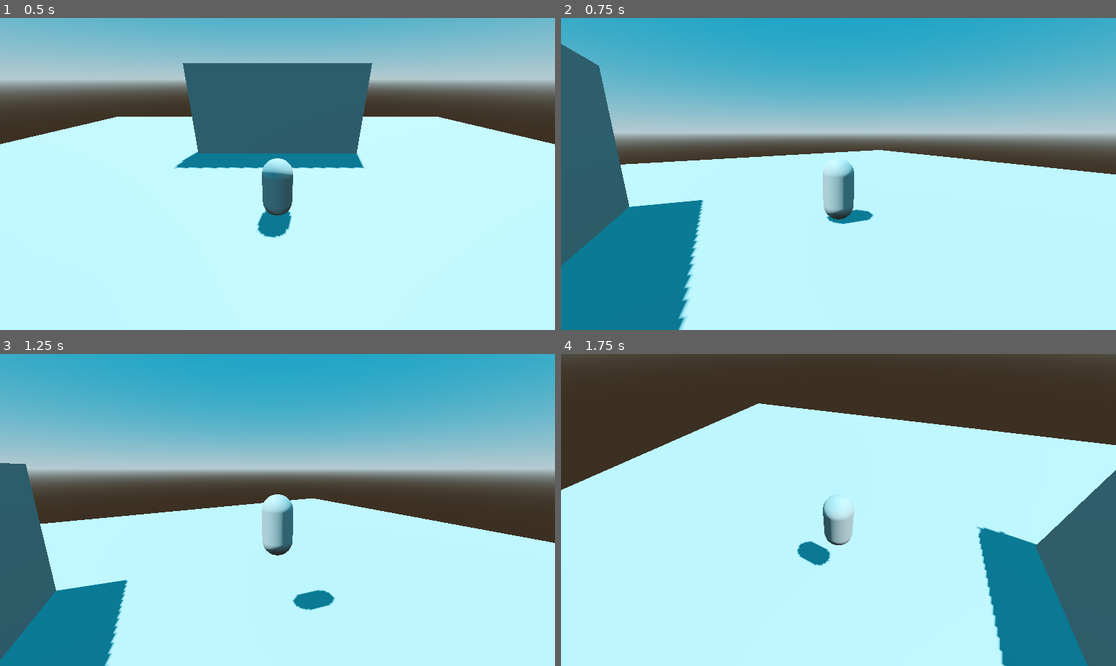
Above: before the commit, frames 1-4 (two rows, left to right).
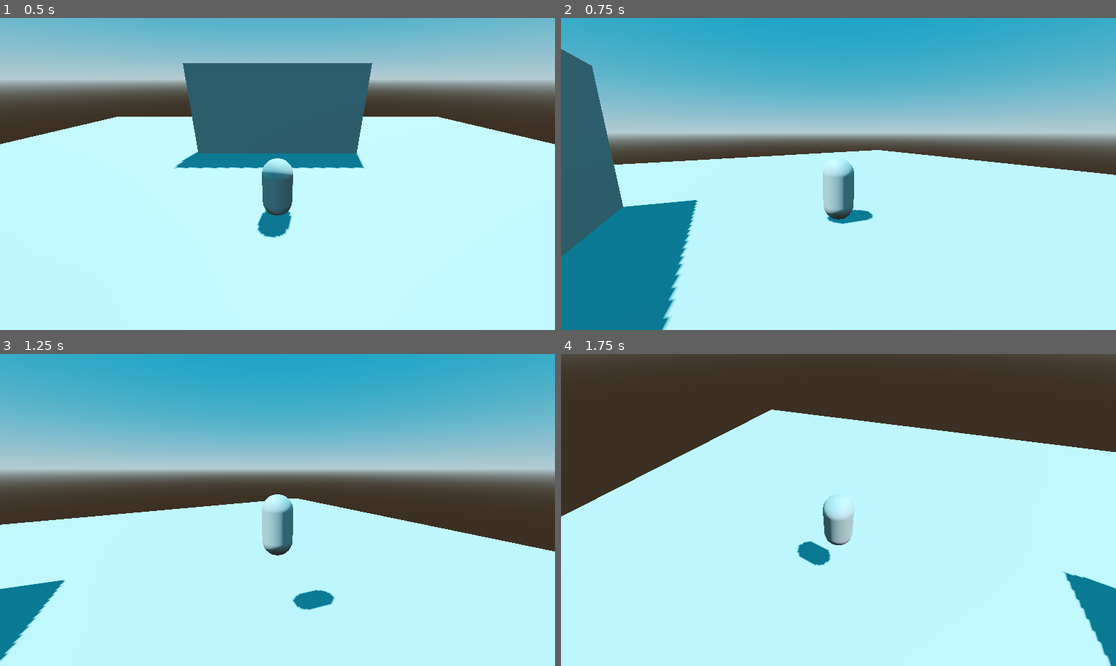
Above: after the commit, the same moments.

Repository: rCotche/gd_botw
Game: Godot game, scene res://scenes/levels/level.tscn
Two runs of this game, one before a commit and one after it. Both use one fixed random seed, a clock stepped at 60 frames per second and the inputs below.
Inputs (mouse positions are in pixels of both pictures, inside the frame that each line leads up to):
- Up to frame 1 (0.5 s): no input
- Up to frame 2 (0.75 s): tap Enter at 0.5 s; move the mouse to (960, 158) at 0.52 s; hold D (right) from 0.53 s (still down); hold Ctrl (run) from 0.53 s (still down)
- Up to frame 3 (1.25 s): keep holding D (right); keep holding Ctrl (run); tap Space (jump) at 0.77 s
- Up to frame 4 (1.75 s): move the mouse to (727, 525) at 1.27 s; release D (right) at 1.28 s; release Ctrl (run) at 1.28 s; hold S (backward) from 1.28 s (still down); tap Ctrl (run) at 1.35 s; tap Space (jump) at 1.52 s

Frame 1 is identical in both runs. In frame 2, 2.0% of the frame differs, in the area x 0-100%, y 8-100%; in frame 3, 9.5%; in frame 4, 14%, in the area x 0-100%, y 15-100%.

Commit message:
1:32:38, exo corrigé

Diff:
--- a/scenes/entities/player/player.gd
+++ b/scenes/entities/player/player.gd
@@ -12,7 +12,7 @@
 
 #@export var base_speed: float = 4.0
 @export var base_speed := 4.0
-@export var run_speed := 6.0
+@export var run_speed := 15.0
 
 var movement_input := Vector2.ZERO
 
@@ -31,13 +31,18 @@
 	#1. Current movement speed du player
 	var velocity_2d := Vector2(velocity.x, velocity.z)
 
+	var is_running:bool = Input.is_action_pressed("run")
+
 	#2. est ce que il y a un input
 	if movement_input != Vector2.ZERO:
+
+		var speed = run_speed if is_running else base_speed
+
 		#2.1 slowly accelerating from iur current speed vers la direction de l'input
-		velocity_2d += movement_input * base_speed * delta
+		velocity_2d += movement_input * speed * delta
 		#tous les vecteur ont la fonction limit_length
 		#2.2 set a maximum speed
-		velocity_2d = velocity_2d.limit_length(base_speed)
+		velocity_2d = velocity_2d.limit_length(speed)
 		#Rappel velocity c'est un vecteur 3d
 		#2.3 updating velocity to get a new movement speed
 		velocity.x = velocity_2d.x
